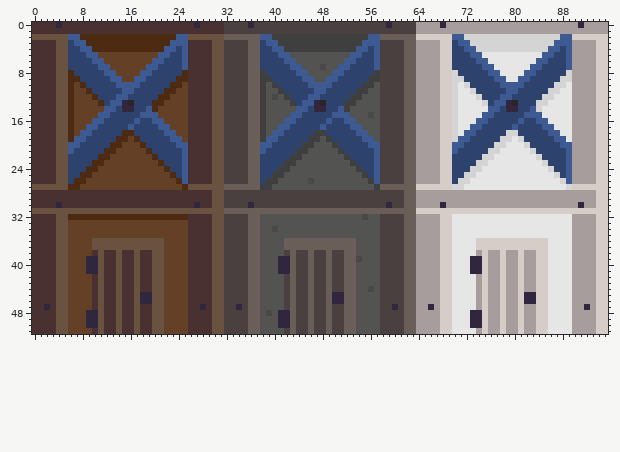
Edited in one commit: sprite sheet (kingslayer/resources/images/barracks_blue.png). That is the earlier state.
The file is 96x52 pixels. Colours within 5 levels of each other are drawn and written as one.
New version:
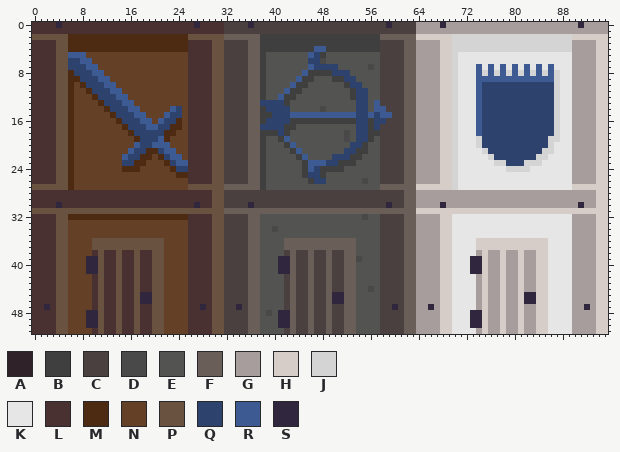
Palette (. is transparent): A #2f2329  B #3f3f3f  C #4a4040  D #494949  E #535352  F #6a5f58  G #a89d9d  H #d6cdc8  J #d4d4d4  K #e6e6e6  L #4a3131  M #4d2b13  N #644027  P #6a5241  Q #2d436e  R #3d5a92  S #30263e
Difference:
Changed rows in their new state; - is an unchanged pixel.
first column x 6:
 2 MM----------------MM------------BB----------------BB------------JJ----------------JJ
 3 MMM--------------MMM------------BBB--------------BBB------------JJJ--------------JJJ
 4 MMMM------------MMMM------------BBBB-----RR-----BBBB------------JJJJ------------JJJJ
 5 RRRNN----------NNNNN------------BEEEE---RQB----EEEEE------------JKKKK----------KKKKK
 6 --RRNN--------NNNNNN------------BEEEEE--QQD---EEEEEE------------JKKKKK--------KKKKKK
 7 ---RRNN------NNNNNNN------------BEEEEEE-RQQQQEEEEEDE------------JKKKRK--R-R-RK-KRKKK
 8 ----RRNN----NNNNNNNN-------------EEEEEE-BBBBQQ-EEEEE-------------KKKRJ-JRJRJ-JRJRJKK
 9 -----RRNN--NNNNNNNNN-------------EEEEERBB--EBB--EEEE-------------KKKRRR--RR--RRRRJKK
10 ------RRNNNNNNNNNNN---------------EEERBBEEEEEEB--EE---------------KKR---QQQQ------K-
11 -------RRNNNNNNNNN-----------------ERBBEEEEEEEEBQQ-----------------KR----QQ-----Q---
12 ----------NNNNNNN-----------------ER-BEEEEEEEEE-QQ------------------R---QQ-----QQJ--
13 -------QQRRNNNNN----------------QQQQBEEEEEEEEEEEQQ-R----------------RQ-QQQQ---QQQJ--
14 ------MQ-QRRNNN--RQ--------------QQQQ-EEEEDEEEE-QQ-RR---------------RQQQ-QQ--QQQQJ--
15 -----NNM---R-NN-RQQ--------------BQQQ--RRRRR---RQQRQRR--------------RQQ-----QQQQQJ--
16 ----NNNNM--QRRN-QQM--------------QQQQBBBBBBBBBBBQQBQQ----------------Q-----Q--QQQJ--
17 ---NNNNNNMQ--RRQQMM-------------QQQQBBEEEEEEEEEEQQBQ---------------K------Q----QQJ--
18 --NNNNNNNN------MM---------------BBQBEEEEEEEEEDEQQBB--------------KKR----QQ-----QJ--
19 -NNNNNNNNN-----RMNN--------------EEBREEEEE-EEEDE-QB--------------KKKJ---QQQQ----JJK-
20 MNNNNNNNN--RQ-RRRNNN------------BEEEBREEE---EEE--BEE------------JKKKJ--QQQQQQ---JKKK
21 MNNNNNNN--RQQ-M-RRNN------------BEEEEBRE-----E--BBEE------------JKKKKJQQQQQQQQ-JJKKK
22 MNNNNNN--RQQMMNM-RRN------------BEEEEE-R----QQQBBEEE------------JKKKKK-QQQQQQQ-JKKKK
23 MNNNNN---QQMM--NM-R-------------BEEEEE-BRRRQQBB-EEEE------------JKKKKK-JJQQQJJJKKKKK
24 MNNNN----MMM----NM-Q------------BEEEE--BRQBBBB--EEEE------------JKKKK----JJJJ---KKKK
25 MNNN-------------NMM------------BEEE---BQQB------EEE------------JKKK-------------KKK
26 MNN---------------NN------------BEE-----BQQ------DEE------------JKK---------------KK
27 -N-----------------N-------------E-----------------E-------------K-----------------K
Changed places in both pictures, as pixel boxes (x1, y1, x2, y2):
changed: (68, 34, 188, 190)
changed: (260, 34, 392, 190)
changed: (452, 34, 572, 190)
